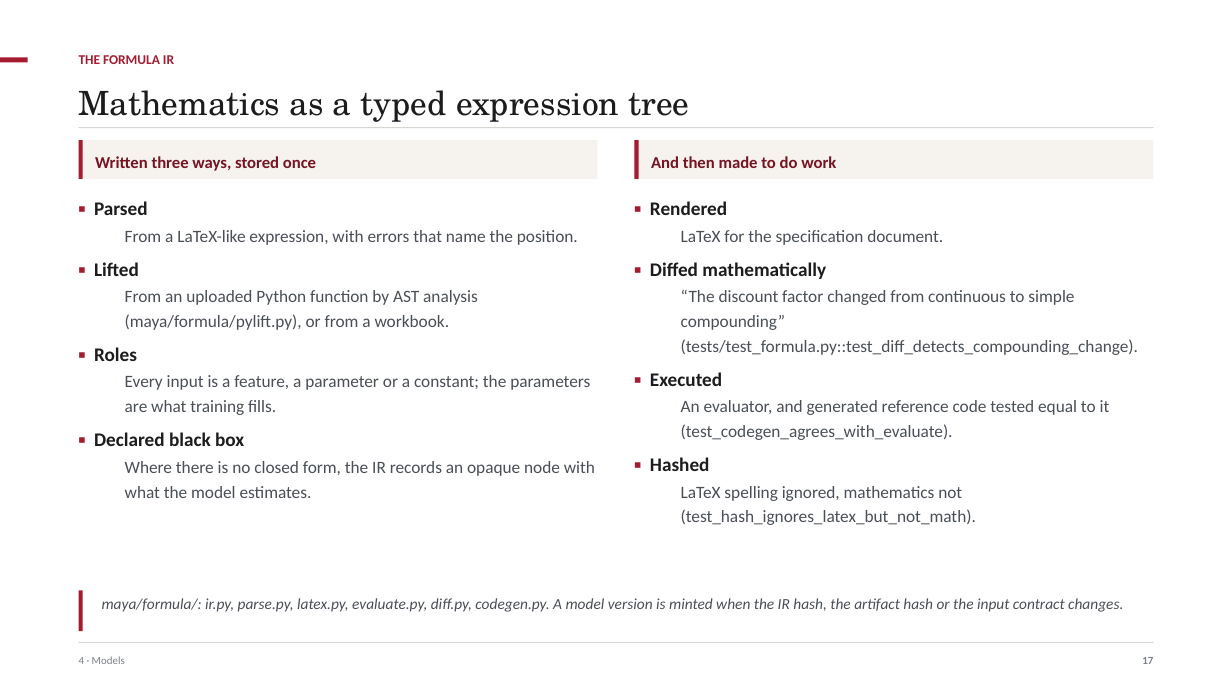
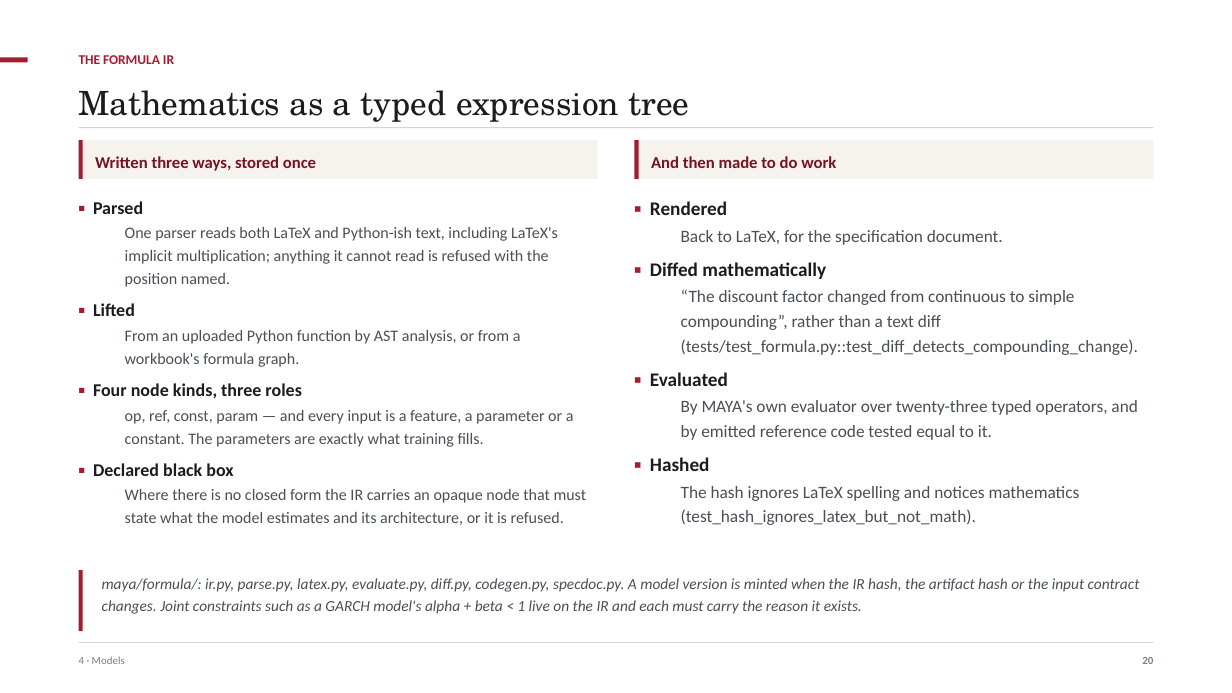
Before and after one commit to ajsinha/maya, a slide deck: slide 20 of docs/MAYA-System-Design.pptx (slide 17 before the commit). Drawn at 1232x693 pixels with LibreOffice and Linux fonts; fonts in the diff are those of the drawing. Boxes give left, top, right and bottom in pixels: in the first picture for what was removed or moved away, otherwise in the second. Text is boxed around its words. In the diff, an @@ line names an element or a change of style, - is before the commit and + after.

Commit message:
Three decks that tell the product, not the paper
The Concepts and Formalism deck walked the research paper and marked each
construction with what MAYA implements. That is commentary on a document,
not an account of a product: a reader who wanted to know what MAYA does
had to care first about what the paper claims. It is deleted, its module
with it, and the theory now lives only in the paper.

In its place MAYA-Capabilities: what the platform does, ending with one
model carried the whole way -- IFRS 9 expected credit loss, three members
and a combiner, the contract that could not see the combiner's own
parameters, the four places MAYA said no, and the finding the study
refused to flatter, that at portfolio level the allowance is 2.67 times
the loss. A worked example is what makes it a story rather than a list.

The other two are rewritten against the code rather than edited. What the
old decks had got wrong, and now say correctly: fifteen feature operators,
not twelve; six covenant kinds, not five; five rungs of the artifact
ladder gate and the sixth records a warning; MAYA evaluates the formula IR
in process and refuses a declared black box outright rather than scoring
it; fragments are chunked in rows, not bytes; seven capacity targets are
met and one is not met reliably; nine case studies are built, not eleven.
There is no committee primitive, so the slides say approval thresholds.

```diff
--- a/docs/MAYA-System-Design.pptx
+++ b/docs/MAYA-System-Design.pptx
@@ text at box(93, 201, 233, 476): size 15 to 14 pt in "▪ Parsed", "▪ Lifted", "▪ Declared black box" @@
@@ text at box(125, 227, 558, 287): text changed; size 13.5 to 12.5 pt @@
-  From a LaTeX-like expression, with errors that name the position.
+  One parser reads both LaTeX and Python-ish text, including LaTeX's implicit multiplication; anything it cannot read is refused with the position named.
@@ text at box(681, 230, 1003, 245): text changed @@
-  LaTeX for the specification document.
+  Back to LaTeX, for the specification document.
@@ text at box(650, 289, 1138, 440): text changed @@
-  “The discount factor changed from continuous to simple compounding” (tests/test_formula.py::test_diff_detects_compounding_change).
-▪ Executed
-  An evaluator, and generated reference code tested equal to it (test_codegen_agrees_with_evaluate).
+  “The discount factor changed from continuous to simple compounding”, rather than a text diff (tests/test_formula.py::test_diff_detects_compounding_change).
+▪ Evaluated
+  By MAYA's own evaluator over twenty-three typed operators, and by emitted reference code tested equal to it.
@@ text at box(93, 330, 574, 447): text changed; size 13.5 to 12.5 pt @@
-  From an uploaded Python function by AST analysis (maya/formula/pylift.py), or from a workbook.
-▪ Roles
-  Every input is a feature, a parameter or a constant; the parameters are what training fills.
+  From an uploaded Python function by AST analysis, or from a workbook's formula graph.
+▪ Four node kinds, three roles
+  op, ref, const, param — and every input is a feature, a parameter or a constant. The parameters are exactly what training fills.
@@ text at box(125, 489, 587, 525): text changed; size 13.5 to 12.5 pt @@
-  Where there is no closed form, the IR records an opaque node with what the model estimates.
+  Where there is no closed form the IR carries an opaque node that must state what the model estimates and its architecture, or it is refused.
@@ text at box(681, 486, 1080, 525): text changed @@
-  LaTeX spelling ignored, mathematics not (test_hash_ignores_latex_but_not_math).
+  The hash ignores LaTeX spelling and notices mathematics (test_hash_ignores_latex_but_not_math).
@@ rectangle: place and size @@
-rectangle at box(79, 591, 82, 631)
+rectangle at box(79, 570, 82, 631)
@@ text at box(102, 578, 1140, 614): text changed @@
-maya/formula/: ir.py, parse.py, latex.py, evaluate.py, diff.py, codegen.py. A model version is minted when the IR hash, the artifact hash or the input contract changes.
+maya/formula/: ir.py, parse.py, latex.py, evaluate.py, diff.py, codegen.py, specdoc.py. A model version is minted when the IR hash, the artifact hash or the input contract changes. Joint constraints such as a GARCH model's alpha + beta < 1 live on the IR and each must carry the reason it exists.
@@ text at box(1142, 657, 1153, 664): text changed @@
-17
+20
```
Also in this commit, not shown: 33 other slides changed, 7 slides added, 12 other files.
